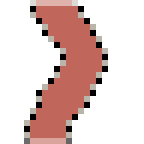
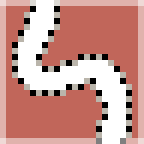
Comparing the layer stacks of the two 144×144 images. Changes:
showed "Paintbrush-erase", painted on it over (x1=0, y1=0, x2=144, y2=144)
hid "Paintbrush-draw", painted on it over (x1=12, y1=0, x2=132, y2=144)
